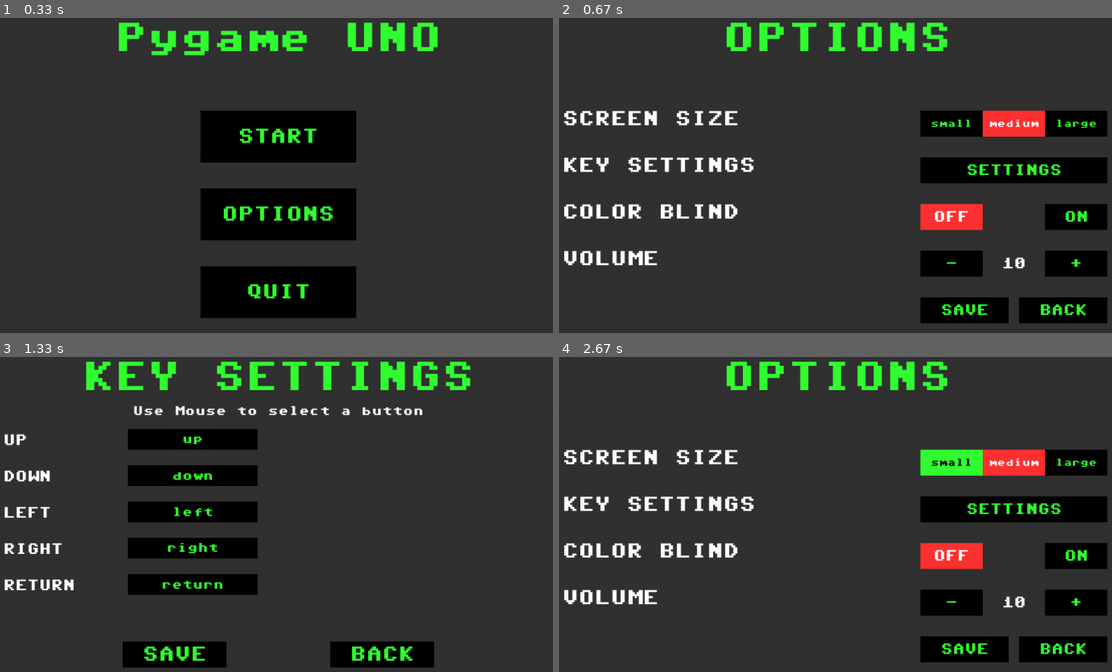
Above: before the commit, frames 1-4 (two rows, left to right).
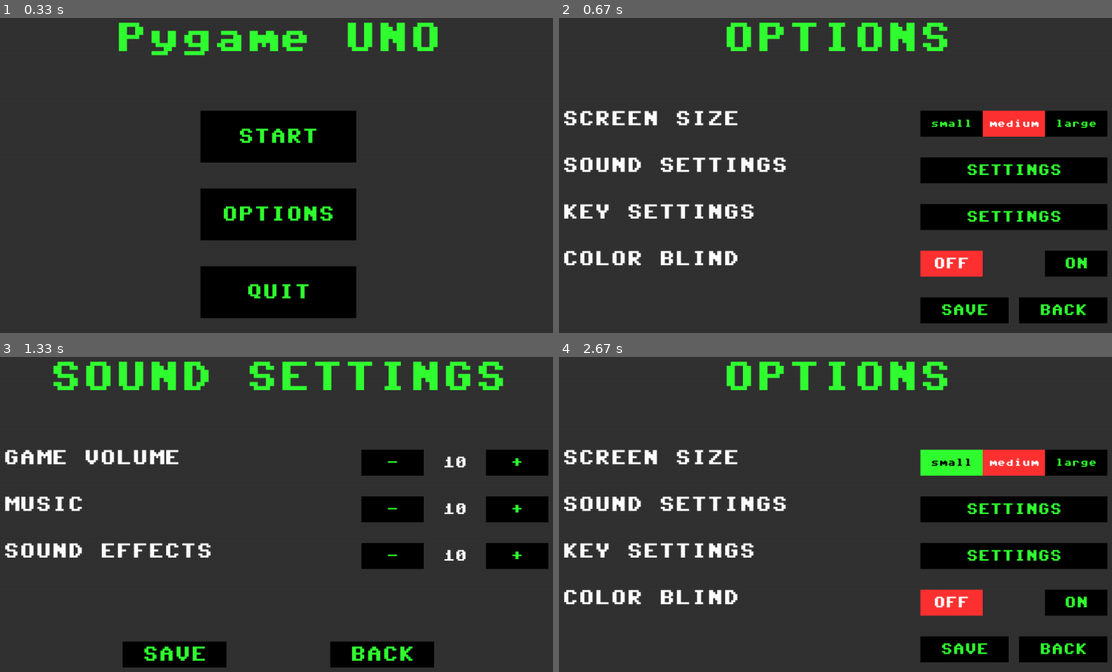
Above: after the commit, the same moments.

Repository: jrsky723/pygameuno
Game: pygame game, started from main.py
Two runs of this game, one before a commit and one after it. Both use one fixed random seed, a clock stepped at 60 frames per second and the inputs below.
Inputs (mouse positions are in pixels of both pictures, inside the frame that each line leads up to):
- Up to frame 1 (0.33 s): no input
- Up to frame 2 (0.67 s): click "OPTIONS" at 0.38 s
- Up to frame 3 (1.33 s): click "medium" at 0.88 s; click (492, 495) at 1.22 s
- Up to frame 4 (2.67 s): tap Enter at 1.5 s; click "BACK" at 1.88 s; hold Right from 2.33 s (still down)

Frame 1 is identical in both runs. In frame 2, 5.4% of the frame differs, in the area x 0-96%, y 44-83%; in frame 3, 19%, in the area x 0-100%, y 1-76%; in frame 4, 5.4%.

Commit message:
Back Ground Music update
1. sound setting menu screen
2. 3 kinds volume setting

Diff:
--- a/main.py
+++ b/main.py
@@ -1,7 +1,7 @@
 import pygame
 from screens.menus.start_menu_screen import StartMenuScreen
 from utils.options import load_options_json
-from utils.constants import SCREEN as S
+from utils.constants import SCREEN as S, BACKGROUND_MUSIC
 
 FPS = 60
 if __name__ == "__main__":
@@ -12,6 +12,8 @@
     screen = pygame.display.set_mode((S.WIDTH[screen_size], S.HEIGHT[screen_size]))
     clock = pygame.time.Clock()
     start_menu = StartMenuScreen(screen, options)
+    pygame.mixer.music.load(BACKGROUND_MUSIC)
+    pygame.mixer.music.play(-1)
     pygame.event.get()
     while True:
         clock.tick(FPS)
--- a/screens/menus/options_menu_screen.py
+++ b/screens/menus/options_menu_screen.py
@@ -1,6 +1,7 @@
 import pygame
 from screens.menu_screen import MenuScreen
 from screens.menus.key_setting_menu_screen import KeySettingMenuScreen
+from screens.menus.sound_setting_menu_screen import SoundSettingMenuScreen
 from renders.button import Button
 from renders.text_box import TextBox
 from utils.options import save_options_json
@@ -19,9 +20,9 @@
         text_params = self.rect_params | {"x": T_X, "font_size": 40}
         self.texts += [
             TextBox(y=T_Y, text="SCREEN SIZE", **text_params),
-            TextBox(y=T_Y + T_GAP, text="KEY SETTINGS", **text_params),
-            TextBox(y=T_Y + T_GAP * 2, text="COLOR BLIND", **text_params),
-            TextBox(y=T_Y + T_GAP * 3, text="VOLUME", **text_params),
+            TextBox(y=T_Y + T_GAP, text="SOUND SETTINGS", **text_params),
+            TextBox(y=T_Y + T_GAP * 2, text="KEY SETTINGS", **text_params),
+            TextBox(y=T_Y + T_GAP * 3, text="COLOR BLIND", **text_params),
         ]
 
         ######### SCREEN SIZE BUTTONS #########
@@ -41,15 +42,21 @@
         self.screen_size_selected_button.select()
         self.button_sections.append(self.screen_size_buttons)
 
-        ########## KEY SETTINGS BUTTONS ##########
-        key_settings_params = button_params | {"y": B_Y + T_GAP, "width": 360}
+        ##########    SOUND BUTTONS   ##########
+        sound_settings_params = button_params | {"y": B_Y + T_GAP, "width": 360}
+        self.sound_settings_buttons = [
+            Button(x=B_X, text="SETTINGS", **sound_settings_params)
+        ]
+        self.button_sections.append(self.sound_settings_buttons)
+        ########## KEY SETTINGS BUTTON5S ##########
+        key_settings_params = button_params | {"y": B_Y + T_GAP * 2, "width": 360}
         self.key_settings_buttons = [
             Button(x=B_X, text="SETTINGS", **key_settings_params)
         ]
         self.button_sections.append(self.key_settings_buttons)
 
         ##########  COLOR BLIND BUTTONS ##########
-        color_blind_params = button_params | {"y": B_Y + T_GAP * 2}
+        color_blind_params = button_params | {"y": B_Y + T_GAP * 3}
         self.color_blind_buttons = [
             Button(x=B_X, text="OFF", **color_blind_params),
             Button(x=B_X + B_GAP * 2, text="ON", **color_blind_params),
@@ -58,14 +65,13 @@
         self.color_blind_selected_button.select()
         self.button_sections.append(self.color_blind_buttons)
 
-        ##########    VOLUME BUTTONS   ##########
-        volume_params = button_params | {"y": B_Y + T_GAP * 3}
-        self.volume_buttons = [
-            Button(x=B_X, text="-", **volume_params),
-            Button(x=B_X + B_GAP * 2, text="+", **volume_params),
-        ]
-        self.texts += [TextBox(x=B_X + B_GAP, text=str(self.volume), **volume_params)]
-        self.button_sections.append(self.volume_buttons)
+        # volume_params = button_params | {"y": B_Y + T_GAP * 3}
+        # self.volume_buttons = [
+        #     Button(x=B_X, text="-", **volume_params),
+        #     Button(x=B_X + B_GAP * 2, text="+", **volume_params),
+        # ]
+        # self.texts += [TextBox(x=B_X + B_GAP, text=str(self.volume), **volume_params)]
+        # self.button_sections.append(self.volume_buttons)
 
         ########    SAVE AND BACK BUTTONS   ########
         save_params = button_params | {"y": B_Y + T_GAP * 4, "width": 170}
@@ -90,18 +96,16 @@
             self.color_blind_selected_button.unselect()
             button.select()
             self.color_blind_selected_button = button
-        elif button.text == "+":
-            self.volume = min(self.volume + 1, 10)
-        elif button.text == "-":
-            self.volume = max(self.volume - 1, 0)
 
     def button_click_up(self, button):
         super().button_click_up(button)
         if button is not None:
             if button.text == "SAVE":
                 self.save_options()
-            elif button.text == "SETTINGS":
+            elif button in self.key_settings_buttons:
                 self.open_key_settings()
+            elif button in self.sound_settings_buttons:
+                self.open_sound_settings()
 
     def change_screen_size(self, new_screen_size):
         os.environ["SDL_VIDEO_CENTERED"] = "1"  # center window
@@ -110,9 +114,9 @@
     def save_options(self):
         new_options = {
             "screen_size": self.screen_size_selected_button.text,
+            "sound": self.sound,
+            "key_bindings": self.options["key_bindings"],
             "color_blind": self.color_blind_selected_button.text == "ON",
-            "volume": self.volume,
-            "key_bindings": self.options["key_bindings"],
         }
         self.options = new_options
         save_options_json(new_options)
@@ -125,10 +129,15 @@
         options = key_setting_menu.run()
         self.__init__(self.screen, options)
 
+    def open_sound_settings(self):
+        sound_setting_menu = SoundSettingMenuScreen(self.screen, self.options)
+        options = sound_setting_menu.run()
+        self.__init__(self.screen, options)
+
     # Update and run
     def update(self):
         super().update()
-        self.texts[5].text = str(self.volume)
+        # self.texts[5].text = str(self.volume)
 
     def run(self):
         super().run()
--- /dev/null
+++ b/screens/menus/sound_setting_menu_screen.py
@@ -0,0 +1,122 @@
+import pygame
+from screens.menu_screen import MenuScreen
+from renders.button import Button
+from renders.text_box import TextBox
+from utils.options import save_options_json
+from utils.constants import SCREEN as S
+
+
+class SoundSettingMenuScreen(MenuScreen):
+    def __init__(self, screen, options):
+        super().__init__(screen, options)
+
+        ############### TITLE ################
+        self.texts += [TextBox(text="SOUND SETTINGS", **self.title_params)]
+
+        ############### TEXTS ################
+        T_X, T_Y, T_GAP = 110, 250, 90
+        text_params = self.rect_params | {"x": T_X, "font_size": 40}
+        self.texts += [
+            TextBox(y=T_Y, text="GAME VOLUME", **text_params),
+            TextBox(y=T_Y + T_GAP, text="MUSIC", **text_params),
+            TextBox(y=T_Y + T_GAP * 2, text="SOUND EFFECTS", **text_params),
+        ]
+
+        ######### GAME VOLUME BUTTONS #########
+        button_params = self.rect_params | {"width": 120, "height": 50, "font_size": 30}
+        B_X, B_Y, B_GAP = 800, T_Y, 120
+
+        game_volume_params = button_params | {"y": B_Y}
+        self.game_volume_buttons = [
+            Button(x=B_X, text="-", **game_volume_params),
+            Button(x=B_X + B_GAP * 2, text="+", **game_volume_params),
+        ]
+        self.game_volume = TextBox(
+            x=B_X + B_GAP, text=str(self.sound["volume"]), **game_volume_params
+        )
+        self.texts.append(self.game_volume)
+        self.button_sections.append(self.game_volume_buttons)
+
+        ########## MUSIC BUTTONS ##########
+        music_params = button_params | {"y": B_Y + T_GAP}
+        self.music_buttons = [
+            Button(x=B_X, text="-", **music_params),
+            Button(x=B_X + B_GAP * 2, text="+", **music_params),
+        ]
+        self.music = TextBox(
+            x=B_X + B_GAP, text=str(self.sound["music"]), **music_params
+        )
+        self.texts.append(self.music)
+        self.button_sections.append(self.music_buttons)
+
+        ########## SOUND EFFECTS BUTTONS ##########
+        sound_effects_params = button_params | {"y": B_Y + T_GAP * 2}
+        self.sound_effects_buttons = [
+            Button(x=B_X, text="-", **sound_effects_params),
+            Button(x=B_X + B_GAP * 2, text="+", **sound_effects_params),
+        ]
+        self.sound_effects = TextBox(
+            x=B_X + B_GAP, text=str(self.sound["effects"]), **sound_effects_params
+        )
+        self.texts.append(self.sound_effects)
+        self.button_sections.append(self.sound_effects_buttons)
+
+        ########    SAVE AND BACK BUTTONS   ########
+        S_B_GAP, S_B_WIDTH, S_B_HEIGHT = 400, 200, 50
+        S_B_X, S_B_Y = (
+            (S.WIDTH_BASE - S_B_WIDTH - S_B_GAP) / 2,
+            S.HEIGHT_BASE - S_B_HEIGHT - 50,
+        )
+        save_params = self.rect_params | {
+            "y": S_B_Y,
+            "width": 200,
+            "height": 50,
+            "font_size": 40,
+        }
+        self.save_back_buttons = [
+            Button(x=S_B_X, text="SAVE", **save_params),
+            Button(x=S_B_X + S_B_GAP, text="BACK", **save_params),
+        ]
+        self.button_sections.append(self.save_back_buttons)
+
+    def button_click_down(self, button):
+        if button is None or button.text in ["SAVE", "BACK"]:
+            return
+        if button in self.game_volume_buttons:
+            if button.text == "+":
+                self.sound["volume"] = min(self.sound["volume"] + 1, 10)
+            else:
+                self.sound["volume"] = max(self.sound["volume"] - 1, 0)
+            self.game_volume.text = str(self.sound["volume"])
+        elif button in self.music_buttons:
+            if button.text == "+":
+                self.sound["music"] = min(self.sound["music"] + 1, 10)
+            else:
+                self.sound["music"] = max(self.sound["music"] - 1, 0)
+            self.music.text = str(self.sound["music"])
+        elif button in self.sound_effects_buttons:
+            if button.text == "+":
+                self.sound["effects"] = min(self.sound["effects"] + 1, 10)
+            else:
+                self.sound["effects"] = max(self.sound["effects"] - 1, 0)
+            self.sound_effects.text = str(self.sound["effects"])
+
+    def button_click_up(self, button):
+        super().button_click_up(button)
+        if button is not None:
+            if button.text == "SAVE":
+                self.save_options()
+
+    def save_options(self):
+        new_sound_settings = {
+            "volume": int(self.game_volume.text),
+            "music": int(self.music.text),
+            "effects": int(self.sound_effects.text),
+        }
+        self.options["sound"] = new_sound_settings
+        save_options_json(self.options)
+        self.__init__(self.screen, self.options)
+
+    def run(self):
+        super().run()
+        return self.options
--- a/screens/screen.py
+++ b/screens/screen.py
@@ -1,6 +1,6 @@
 import pygame
 import traceback
-from utils.constants import SCREEN as S
+from utils.constants import SCREEN as S, BACKGROUND_MUSIC
 from utils.color_conversion import rgb
 
 
@@ -11,7 +11,7 @@
         self.screen_size = options["screen_size"]
         self.color_blind = options["color_blind"]
         self.key_bindings = options["key_bindings"]
-        self.volume = options["volume"]
+        self.sound = options["sound"]
         self.rect_params = {
             "screen_size": self.screen_size,
             "color_blind": self.color_blind,
@@ -20,6 +20,9 @@
         self.screen_height = screen.get_height()
         self.background_color = rgb(S.BACKGROUND_COLOR, self.color_blind)
         self.running = True
+        self.background_music_volume = self.sound["volume"] * self.sound["music"] / 100
+        self.sound_effects_volume = self.sound["volume"] * self.sound["effects"] / 100
+        pygame.mixer.music.set_volume(self.background_music_volume)
 
     def move_up(self):
         pass
--- a/utils/constants.py
+++ b/utils/constants.py
@@ -84,3 +84,6 @@
 # Directories
 ASSETS_DIR = os.path.join(os.path.dirname(__file__), "..", "assets")
 CARD_IMAGES_DIR = os.path.join(ASSETS_DIR, "card_images")
+
+# SOUND PATH
+BACKGROUND_MUSIC = "assets/sounds/sinnesloschen-beam.mp3"
--- a/utils/options.py
+++ b/utils/options.py
@@ -3,8 +3,11 @@
 
 default_options = {
     "screen_size": "medium",
-    "volume": 10,
-    "color_blind": False,
+    "sound": {
+        "volume": 10,
+        "music": 10,
+        "effects": 10,
+    },
     "key_bindings": {
         "up": "up",
         "down": "down",
@@ -12,6 +15,7 @@
         "right": "right",
         "return": "return",
     },
+    "color_blind": False,
 }
 
 
@@ -35,8 +39,9 @@
 def validate_value(options):
     if options["screen_size"] not in ["small", "medium", "large"]:
         options["screen_size"] = "medium"
-    if options["volume"] not in range(0, 11):
-        options["volume"] = 10
+    for value in options["sound"]:
+        if options["sound"][value] not in range(0, 11):
+            options["sound"][value] = 10
     if options["color_blind"] not in [True, False]:
         options["color_blind"] = False
     for key in options["key_bindings"]:
Not shown, added: assets/sounds/sinnesloschen-beam.mp3
